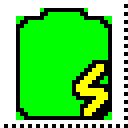
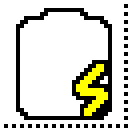
Comparing the layer stacks of the two 128×128 images. Changes:
added layer "level rounded" in group "levels" over [left=16, top=8, right=112, bottom=120]
hid "charging level" over [left=16, top=8, right=112, bottom=120]
